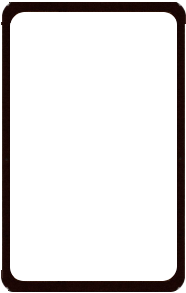
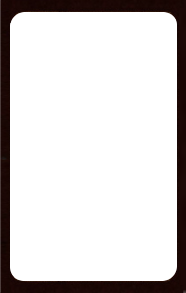
Comparing the layer stacks of the two 186px x 293px images. Changes:
removed layer "Eingefügte Ebene" over [left=1, top=2, right=186, bottom=292]
renamed "Hintergrund" to "CardBorder.png", painted on it over [left=0, top=0, right=186, bottom=293]
